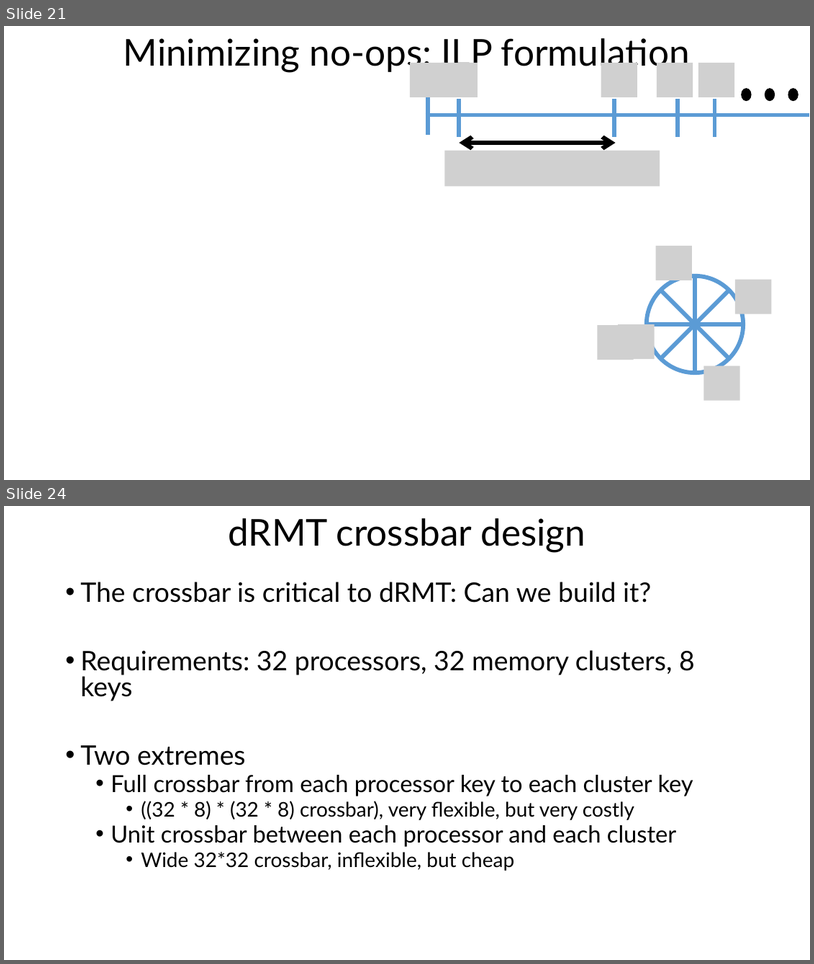
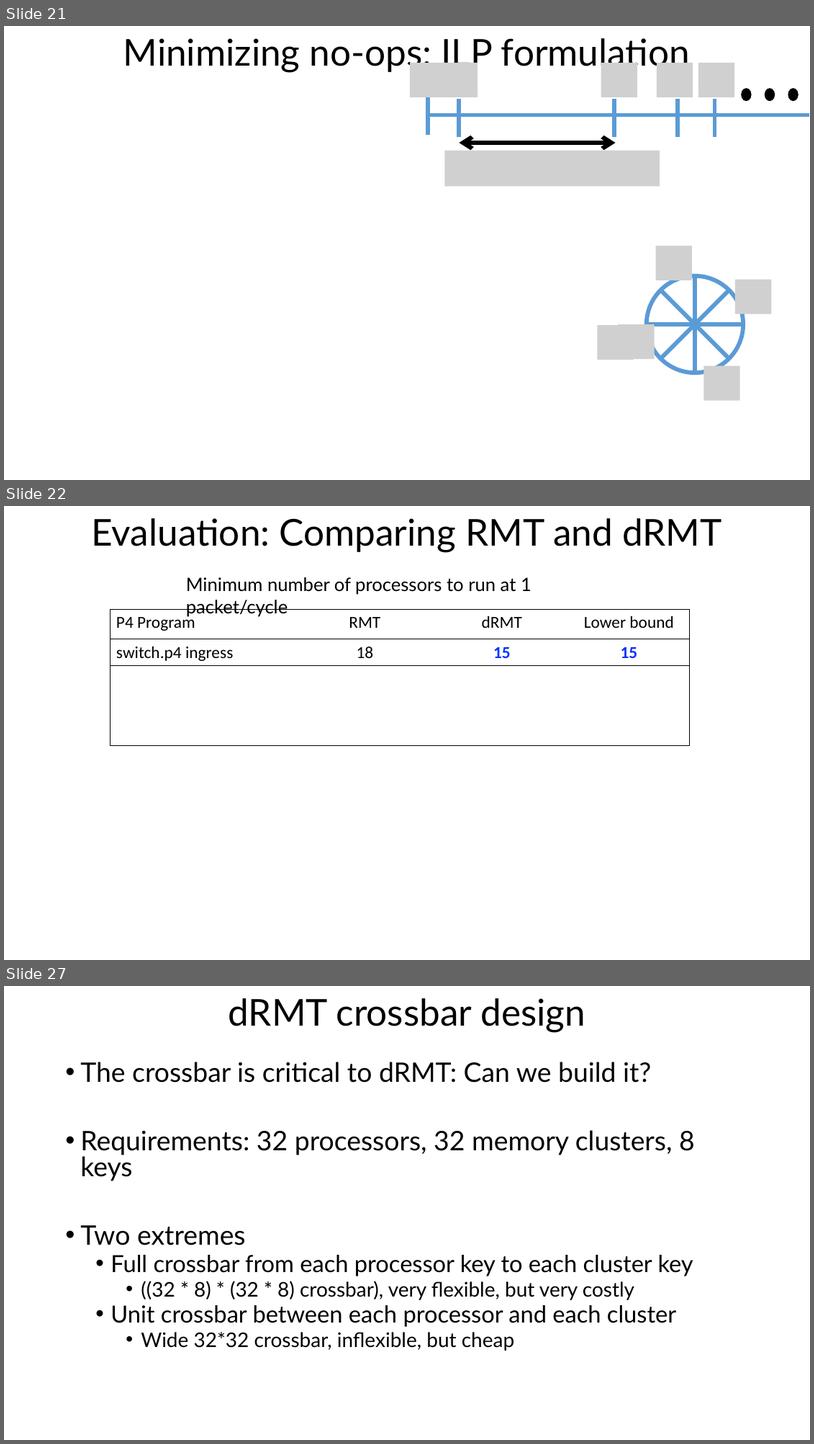
Before and after one commit to anirudhSK/drmt_talk, a slide deck: drmt_sigcomm.pptx. Shown one above the other, each under a label of ours: slides 21 and 24 before the commit, slides 21, 22 and 27 after it; the slides between them are not shown. The pictures are 814x964 and 814x1444 pixels, drawn with LibreOffice and Linux fonts; fonts in the diff are those of the drawing; grey boxes stand for pictures. Boxes give left, top, right and bottom in pixels: in the first picture for what was removed or moved away, otherwise in the second. Text is boxed around its words. In the diff, an @@ line names an element or a change of style, - is before the commit and + after.

```diff
--- a/drmt_sigcomm.pptx
+++ b/drmt_sigcomm.pptx
@@ slide 22 added at bbox=[4, 506, 810, 960], background #FFFFFF @@
@@ title added at bbox=[91, 518, 722, 553], 44 pt, text #000000 @@
+Evaluation: Comparing RMT and dRMT
@@ text added at bbox=[186, 577, 532, 617], 22 pt, text #000000 @@
+Minimum number of processors to run at 1 packet/cycle
@@ table added at bbox=[111, 609, 691, 746], 5 rows, 4 columns @@
+P4 Program | RMT | dRMT | Lower bound
+switch.p4 ingress | 18 | 15 | 15
+ |  |  | 
+ |  |  | 
+ |  |  | 
@@ what was slide 24 is now slide 27 @@
```
Also in this commit, not shown: 1 slide changed, 3 other slides added, 1 slide removed.
